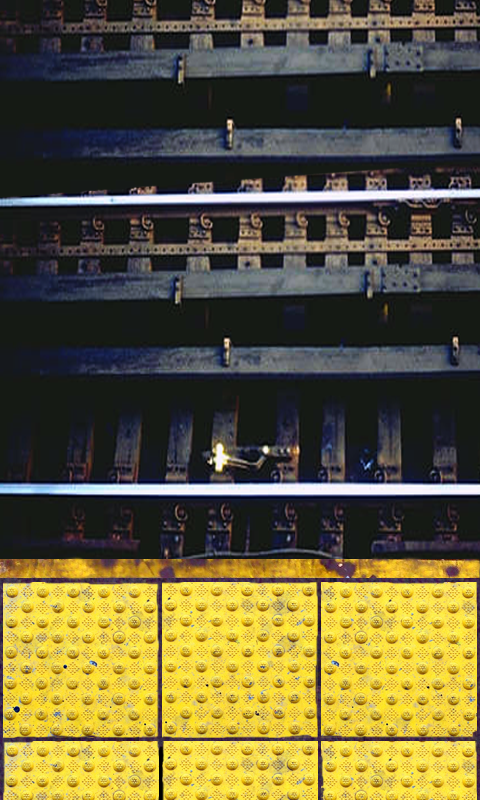
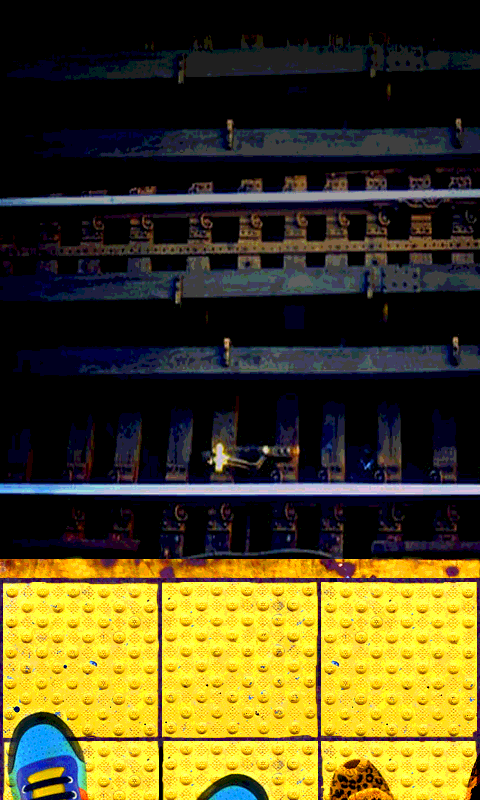
Before/after of a 480px x 800px layered artwork. What changed in the layer stack:
added group "platform" with 23 layers above "tracks" over [0, 555, 480, 800]
added group "shoes" with 10 layers in group "platform" over [0, 669, 480, 800]
added group "Group 4" with 3 layers in group "shoes" over [284, 724, 480, 800]
added layer "Layer 15 copy 2" (multiply) in group "Group 4" over [284, 735, 432, 800]
added layer "Layer 15 copy" (multiply) in group "Group 4" over [430, 724, 480, 800]
added layer "Layer 15" (multiply) in group "Group 4" over [430, 724, 480, 800]
added group "Group 2 copy" with 2 layers in group "shoes" over [116, 712, 332, 800]
added layer "Layer 13" (1st of 2, in "platform" › "shoes" › "Group 2 copy") (multiply) in group "Group 2 copy" over [116, 712, 332, 800]
added layer "Layer 14" (1st of 2, in "platform" › "shoes" › "Group 2 copy") in group "Group 2 copy" over [189, 765, 280, 800]
added group "Group 2" with 2 layers in group "shoes" over [0, 669, 163, 800]
added layer "Layer 13" (2nd of 2, in "platform" › "shoes" › "Group 2") (multiply) in group "Group 2" over [0, 669, 163, 800]
added layer "Layer 14" (2nd of 2, in "platform" › "shoes" › "Group 2") in group "Group 2" over [0, 701, 96, 800]
renamed "Group 1 copy" to "yellow tiles", moved it into group "platform" over [0, 555, 480, 800]
moved "Group 1" into group "yellow tiles" over [3, 582, 477, 738]
moved "Layer 7" into group "yellow tiles" over [0, 555, 480, 581]
moved "Layer 10 copy 3" into group "platform" over [0, 561, 480, 800]
added group "tracks" with 9 layers above "Layer 2" over [0, 0, 480, 800]
added layer "Layer 12 copy" (darken) in group "tracks" over [0, 0, 480, 93]
added layer "Layer 12" (darken, 35%) in group "tracks" over [0, 0, 480, 432]
added layer "Layer 11" (13%) in group "tracks" over [0, 0, 480, 800]
moved "Layer 10 copy" into group "tracks" over [0, 0, 480, 198]
moved "Layer 10" into group "tracks" over [0, 0, 480, 611]
…and 1 more changes (1 stack)
